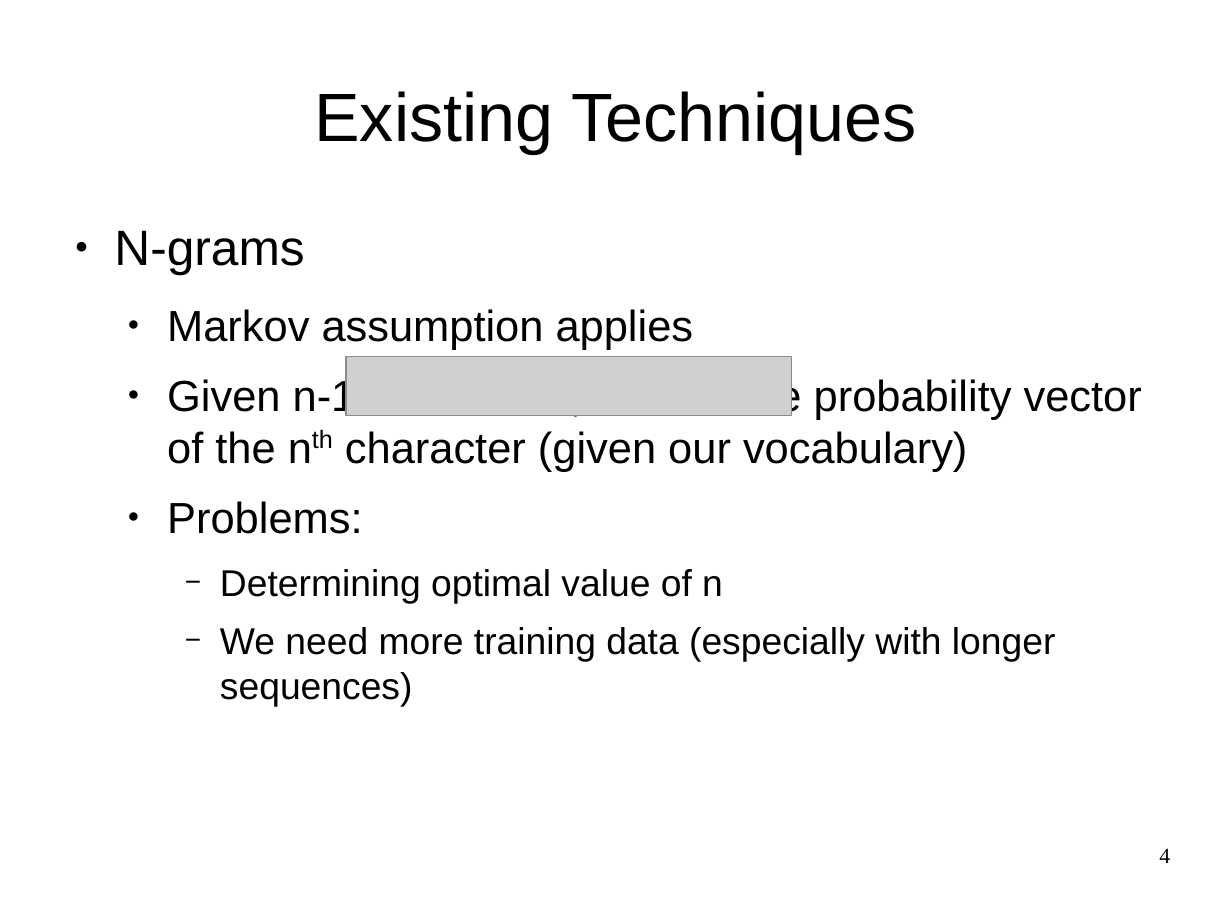
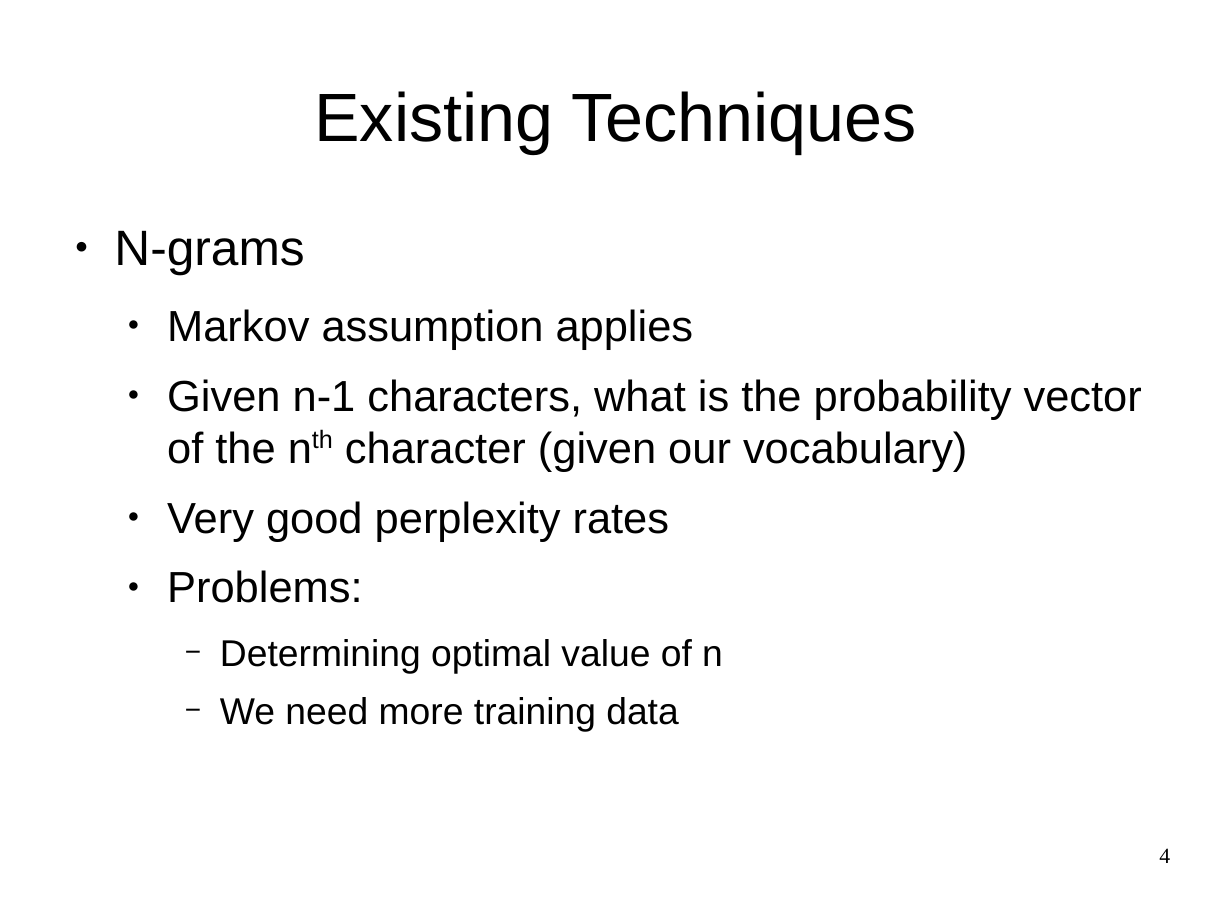
Before and after one commit to snadi/cs886, a slide deck: slide 4 of cs886/presentation/cs886_sarah-karim.odp. Drawn at 1232x924 pixels with LibreOffice and Linux fonts; fonts in the diff are those of the drawing; grey boxes stand for pictures. Boxes give left, top, right and bottom in pixels: in the first picture for what was removed or moved away, otherwise in the second. Text is boxed around its words. In the diff, an @@ line names an element or a change of style, - is before the commit and + after.

```diff
--- a/cs886/presentation/cs886_sarah-karim.odp
+++ b/cs886/presentation/cs886_sarah-karim.odp
@@ picture removed at (347,357,793,416) @@
@@ text at (167,501,670,542): paragraph added @@
+  ● Very good perplexity rates
@@ text at (220,697,678,732): text changed @@
-    − We need more training data (especially with longer sequences)
+    − We need more training data
```
Also in this commit, not shown: 14 other slides changed, 11 slides added, 12 slides removed.
